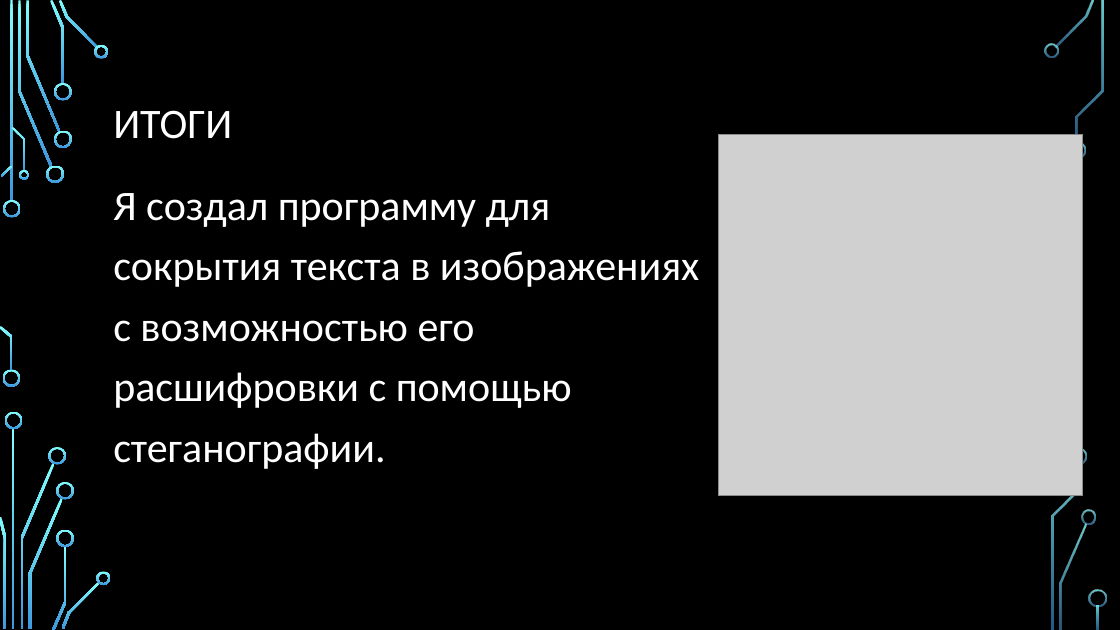
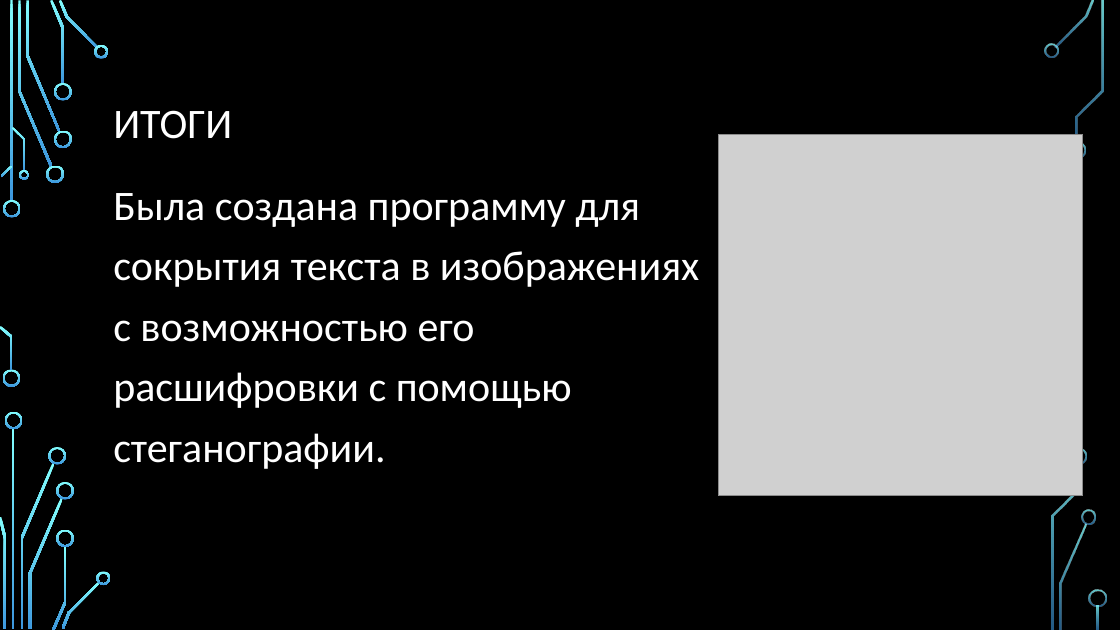
Before and after one commit to Ra1w/infobezVseros, a slide deck: slide 10 of Приложение для стеганографии.pptx. Drawn at 1120x630 pixels with LibreOffice and Linux fonts; fonts in the diff are those of the drawing; grey boxes stand for pictures; background and template pictures are left out. Boxes give left, top, right and bottom in pixels: in the first picture for what was removed or moved away, otherwise in the second. Text is boxed around its words. In the diff, an @@ line names an element or a change of style, - is before the commit and + after.

```diff
--- a/Приложение для стеганографии.pptx
+++ b/Приложение для стеганографии.pptx
@@ text at <box>113,193,699,469</box>: text changed @@
-Я создал программу для сокрытия текста в изображениях с возможностью его расшифровки с помощью стеганографии.
+Была создана программу для сокрытия текста в изображениях с возможностью его расшифровки с помощью стеганографии.
```
Also in this commit, not shown: 5 other slides changed.
